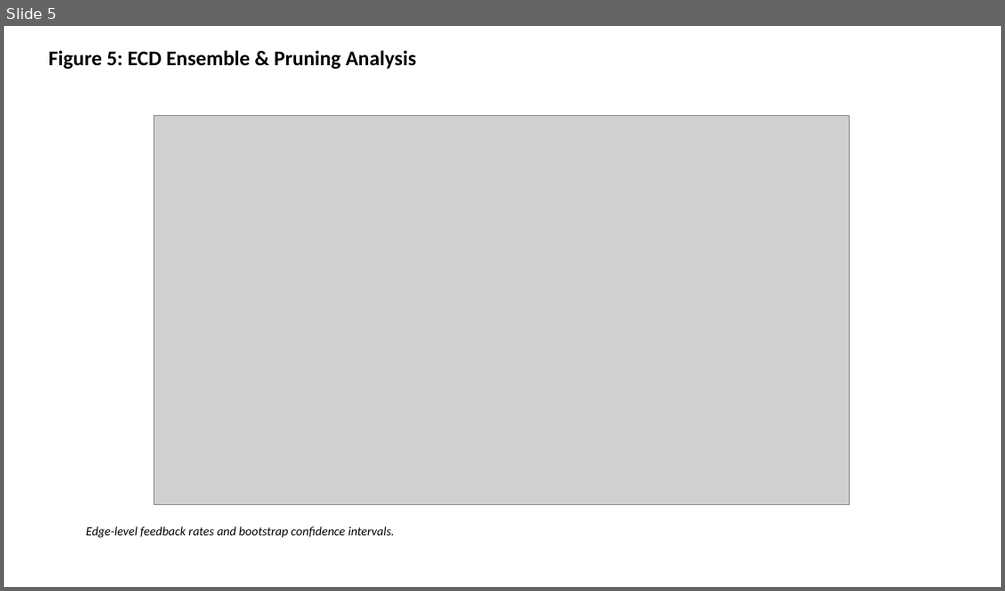
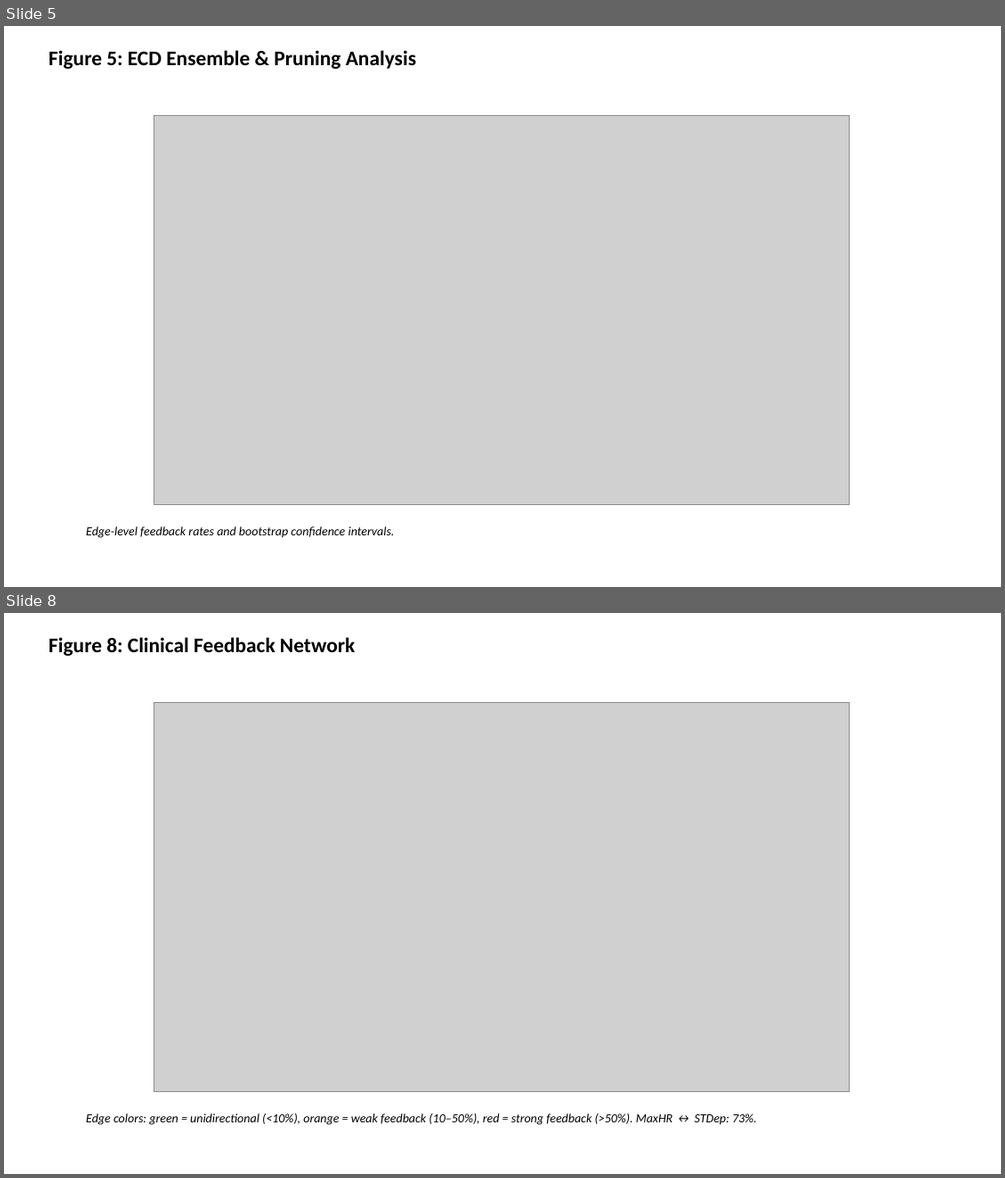
Before and after one commit to bougtoir/kotha-rct-decomposition, a slide deck: spectral-causality-a2-ecd/figures_a2_ecd.pptx. Shown one above the other, each under a label of ours: slide 5 before the commit, slides 5 and 8 after it; the slides between them are not shown. The pictures are 1005x591 and 1005x1178 pixels, drawn with LibreOffice and Linux fonts; fonts in the diff are those of the drawing; grey boxes stand for pictures. Boxes give left, top, right and bottom in pixels: in the first picture for what was removed or moved away, otherwise in the second. Text is boxed around its words. In the diff, an @@ line names an element or a change of style, - is before the commit and + after.

```diff
--- a/spectral-causality-a2-ecd/figures_a2_ecd.pptx
+++ b/spectral-causality-a2-ecd/figures_a2_ecd.pptx
@@ slide 8 added at (4,613,1001,1174), background #FFFFFF @@
@@ text added at (48,637,355,656), 20 pt, text #000000, bold @@
+Figure 8: Clinical Feedback Network
@@ picture added at (154,703,849,1092) @@
@@ text added at (86,1113,757,1125), 12 pt, text #000000, italic @@
+Edge colors: green = unidirectional (<10%), orange = weak feedback (10–50%), red = strong feedback (>50%). MaxHR ↔ STDep: 73%.
```
Also in this commit, not shown: 2 other slides added, 18 other files.
